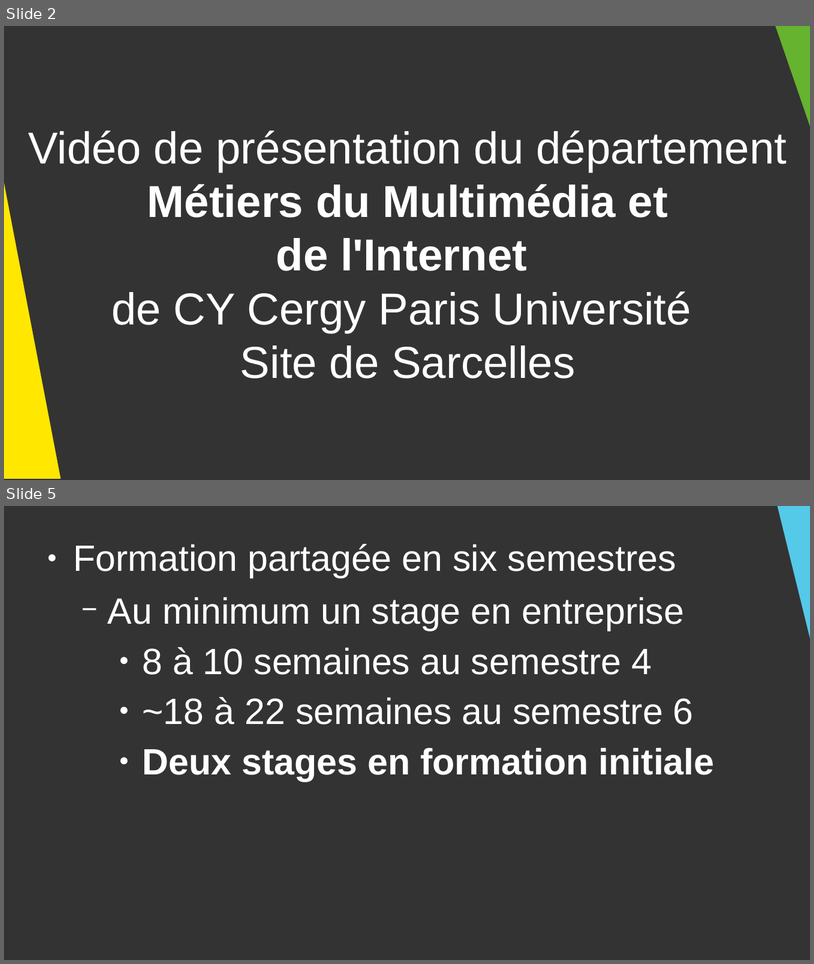
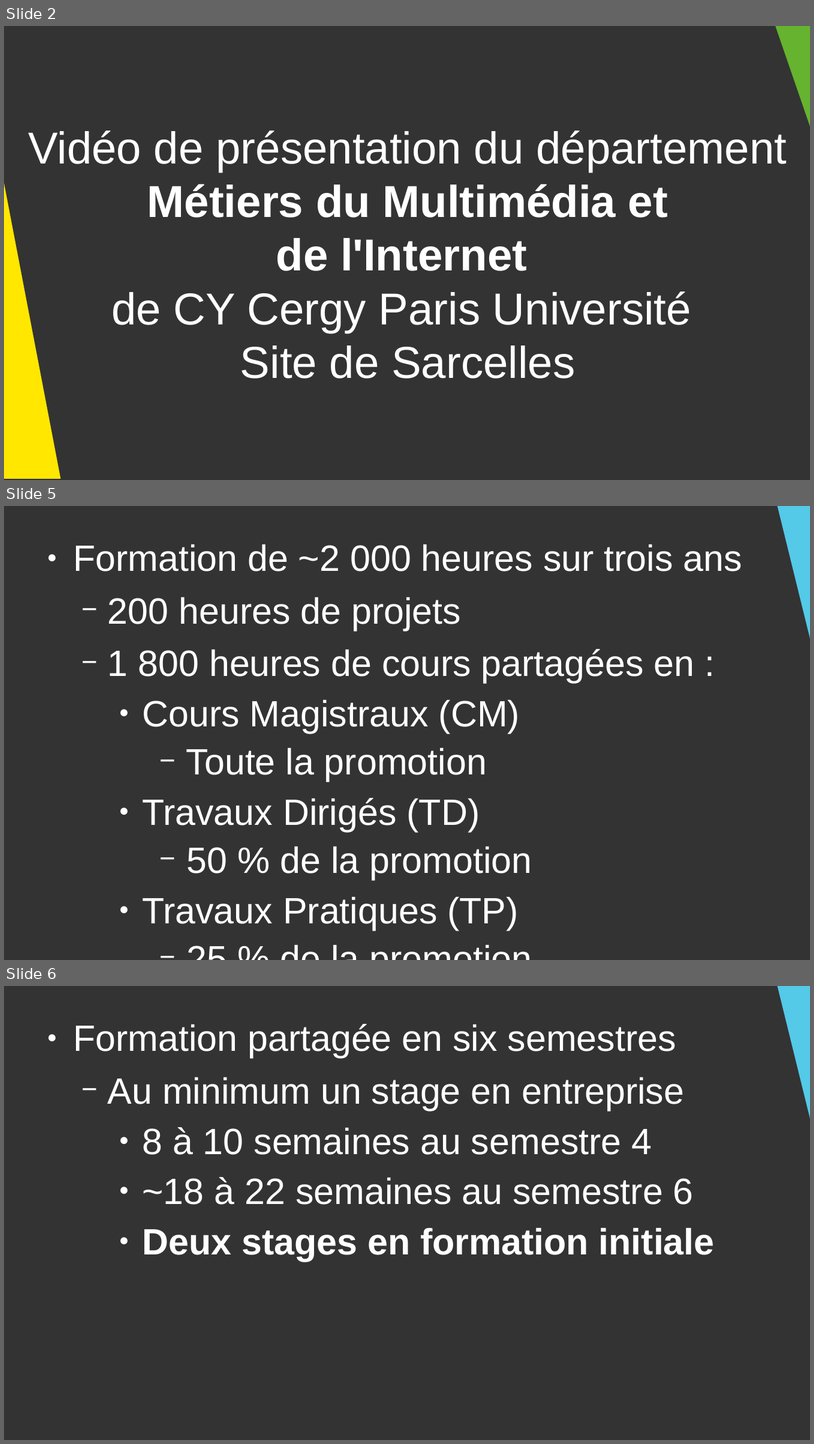
Before and after one commit to DanYellow/cours, a slide deck: presentation-formation-mmi/presentation.odp. Shown one above the other, each under a label of ours: slides 2 and 5 before the commit, slides 2, 5 and 6 after it; the slides between them are not shown. The pictures are 814x964 and 814x1444 pixels, drawn with LibreOffice and Linux fonts; fonts in the diff are those of the drawing. Boxes give left, top, right and bottom in pixels: in the first picture for what was removed or moved away, otherwise in the second. Text is boxed around its words. In the diff, an @@ line names an element or a change of style, - is before the commit and + after.

```diff
--- a/presentation-formation-mmi/presentation.odp
+++ b/presentation-formation-mmi/presentation.odp
@@ slide 5 added at [4, 506, 810, 960], background #333333 @@
@@ right triangle added at [777, 506, 810, 662], fill #54C9E8 @@
@@ text added at [73, 544, 743, 930], 36 pt, text #FFFFFF @@
+● Formation de ~2 000 heures sur trois ans
+  − 200 heures de projets
+  − 1 800 heures de cours partagées en :
+    ● Cours Magistraux (CM)
+      − Toute la promotion
+    ● Travaux Dirigés (TD)
+      − 50 % de la promotion
+    ● Travaux Pratiques (TP)
+      − 25 % de la promotion
@@ what was slide 5 is now slide 6 @@
```
Also in this commit, not shown: 12 slides changed, 1 other file.
